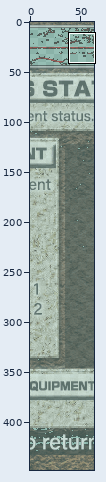
One commit to this sprite sheet: graphics/processed/help02/help02_2.png. The picture above shows the old version from afar; the outline marks the close-up.
Close-up. Before the commit:
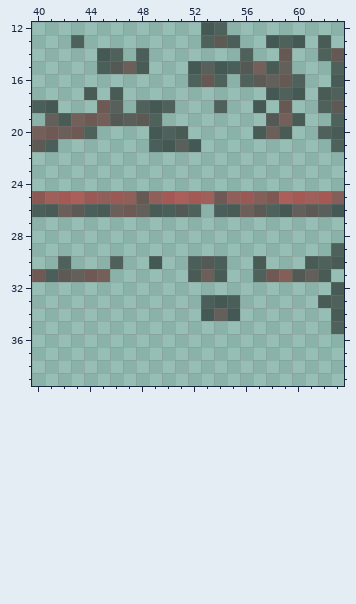
The file is 64x448 pixels. Colours within 5 levels of each other are drawn and written as one. Shown: x 40..63, y 12..39. The commit also changed other parts of the picture, which this record leaves out.
After the commit:
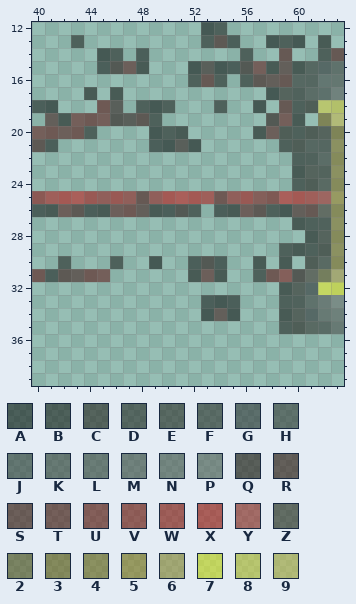
Palette (. is transparent): A #01010180  B #07040380  C #140b0780  D #17131080  E #1d171380  F #201c1a80  G #23212480  H #29262480  J #30303080  K #38363580  L #3e3d3b80  M #4a474680  N #52504f80  P #5f5c5a80  Q #1d000080  R #30000080  S #42000080  T #53010180  U #73010080  V #8b010080  W #a7000180  X #bd000180  Y #af1b1b80  Z #2f1c1480  2 #5e4b1380  3 #73570680  4 #81640e80  5 #97771080  6 #ad933680  7 #f2ef1180  8 #d9cd2c80  9 #ccb73d80
Edits made:
@@ x 57..63 @@
 14 ..S..BS
-15 TBR...B
-16 RRSB..B
-17 .ABA.BB
-18 A.S..BR
-19 .QTB..B
-20 BSB..BB
-21 ......B
-22 .......
-23 .......
-24 .......
-25 UUXXWXU
-26 RBARRQA
-27 .......
-28 .......
-29 ......B
-30 B...BBB
-31 BTUQRB.
-32 ......B
-33 .....BB
-34 ......B
-35 ......B
+15 TBRBDGH
+16 RRSDFJL
+17 .ACDFJM
+18 A.SBC88
+19 .QTB.39
+20 BSCBCC3
+21 ..BCDF4
+22 ...BDF4
+23 ...BCE4
+24 ...BCE4
+25 UUXXWY5
+26 RBARSZ4
+27 ...BBD4
+28 ....BC4
+29 ..BBBC4
+30 B.B.CE4
+31 BTUQZ26
+32 ..BCG77
+33 ..BDHMP
+34 ..BCGKN
+35 ..BCEHK
 36 .......
